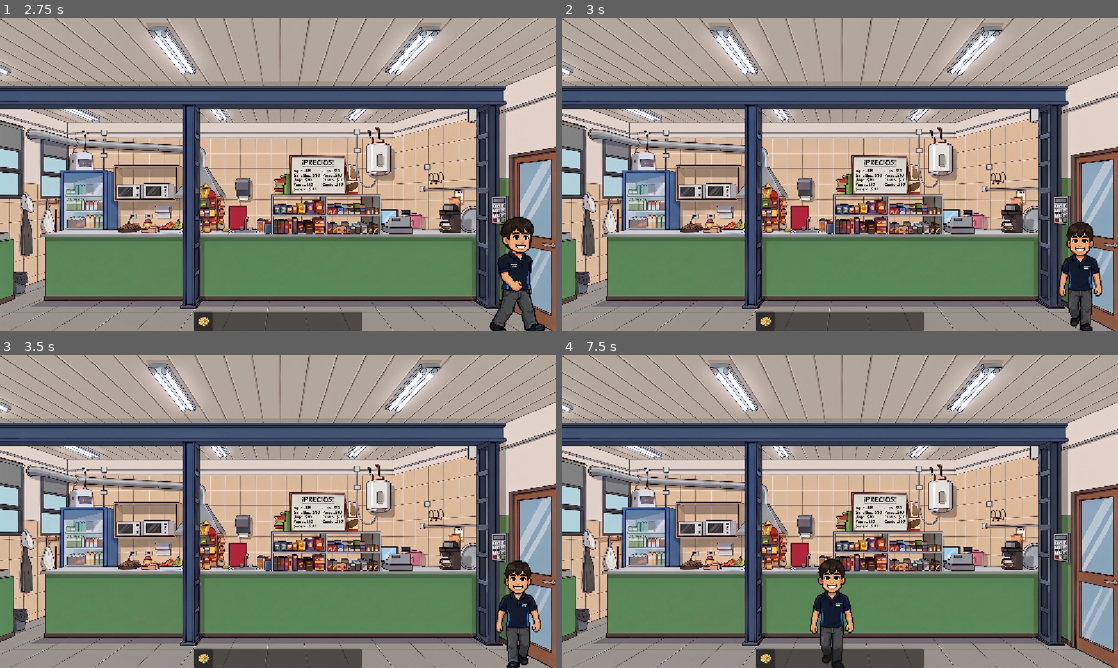
Above: before the commit, frames 1-4 (two rows, left to right).
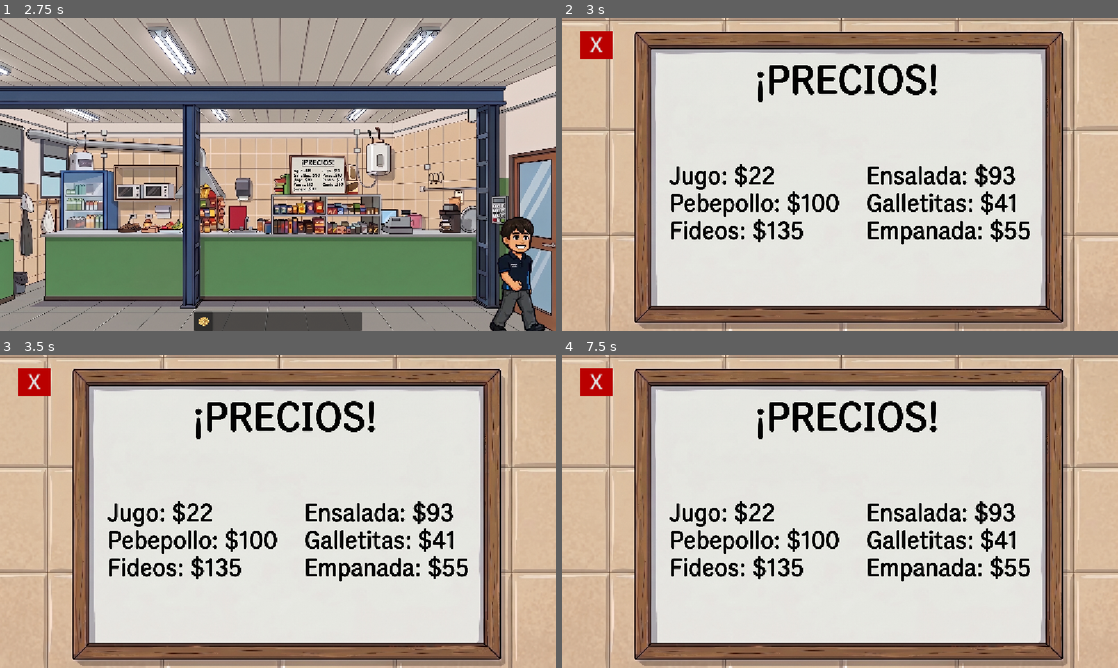
Above: after the commit, the same moments.

Repository: Facudevi/Escape-Room
Game: Godot game, scene res://escenas/settings/menu.tscn
The game is run twice, just before and just after one commit, with the same random seed, the same clock (stepped at 60 frames per second) and the same inputs.
Inputs (mouse positions are in pixels of both pictures, inside the frame that each line leads up to):
- Up to frame 1 (2.75 s): click "JUGAR" at 0.5 s; click "NIVEL 1" at 1.25 s; tap Enter at 2 s; move the mouse to (133, 296) at 2.02 s; hold Right (ui_right) from 2.03 s (still down); click (133, 296) at 2.17 s
- Up to frame 2 (3 s): move the mouse to (878, 174) at 2.77 s; release Right (ui_right) at 2.78 s; hold Down (ui_down) from 2.78 s (still down); click (878, 174) at 2.92 s
- Up to frame 3 (3.5 s): keep holding Down (ui_down)
- Up to frame 4 (7.5 s): release Down (ui_down) at 3.5 s; click (595, 383) at 3.5 s, where only the run after the commit has a clickable "X"; tap Space at 4.25 s; move the mouse to (962, 558) at 4.27 s; hold Right (ui_right) 4.28-5.03 s; click (962, 558) at 4.42 s; move the mouse to (812, 574) at 5.02 s; hold Up (ui_up) 5.03-5.78 s; click (812, 574) at 5.17 s; move the mouse to (1006, 558) at 5.77 s; hold Left (ui_left) 5.78-7.28 s; click (1006, 558) at 5.92 s; move the mouse to (673, 464) at 6.52 s; click (673, 464) at 6.67 s; move the mouse to (867, 511) at 7.27 s; hold Down (ui_down) from 7.28 s (still down); click (867, 511) at 7.42 s

Frame 1 is identical in both runs. In frame 2, 93% of the frame differs, in the area x 0-100%, y 0-100%; in frame 3, 93%; in frame 4, 93%.

Commit message:
feat: pizarra interactiva

Diff:
--- a/unlocked/escenas/niveles/nivel1/VistaPizarra.tscn
+++ b/unlocked/escenas/niveles/nivel1/VistaPizarra.tscn
@@ -1,7 +1,7 @@
 [gd_scene format=3 uid="uid://cjjn30s0h1kub"]
 
 [ext_resource type="Script" uid="uid://ijujn2633tuf" path="res://scripts/nivel1/vista_pizarra.gd" id="1_b8dpi"]
-[ext_resource type="Texture2D" uid="uid://def1ssxulf0mj" path="res://assets/imagen/buffet/pizarra_prueba.jpg" id="2_g6h8g"]
+[ext_resource type="Texture2D" uid="uid://cg026j6dsehqy" path="res://assets/imagen/buffet/pizarra.jpeg" id="2_b8dpi"]
 
 [sub_resource type="StyleBoxFlat" id="StyleBoxFlat_5gai1"]
 bg_color = Color(0.72893375, 2.1418184e-06, 3.85046e-07, 1)
@@ -9,34 +9,20 @@
 [node name="VistaPizarra" type="CanvasLayer" unique_id=510962975]
 script = ExtResource("1_b8dpi")
 
-[node name="Control" type="Control" parent="." unique_id=1995852398]
-layout_mode = 3
+[node name="ColorRect" type="ColorRect" parent="." unique_id=653751987]
+offset_right = 40.0
+offset_bottom = 40.0
+
+[node name="TextureRect" type="TextureRect" parent="." unique_id=1622484372]
 anchors_preset = 15
 anchor_right = 1.0
 anchor_bottom = 1.0
 grow_horizontal = 2
 grow_vertical = 2
-
-[node name="Panel" type="Panel" parent="Control" unique_id=1503427893]
-layout_mode = 1
-anchors_preset = 15
-anchor_right = 1.0
-anchor_bottom = 1.0
-grow_horizontal = 2
-grow_vertical = 2
-
-[node name="TextureRect" type="TextureRect" parent="Control/Panel" unique_id=1622484372]
-layout_mode = 1
-anchors_preset = 15
-anchor_right = 1.0
-anchor_bottom = 1.0
-grow_horizontal = 2
-grow_vertical = 2
-texture = ExtResource("2_g6h8g")
+texture = ExtResource("2_b8dpi")
 expand_mode = 1
 
-[node name="Volver" type="Button" parent="Control/Panel" unique_id=1778531061]
-layout_mode = 0
+[node name="BotonCerrar" type="Button" parent="." unique_id=1778531061]
 offset_left = 37.0
 offset_top = 27.0
 offset_right = 106.0
@@ -45,4 +31,4 @@
 theme_override_styles/normal = SubResource("StyleBoxFlat_5gai1")
 text = "X"
 
-[connection signal="pressed" from="Control/Panel/Volver" to="." method="_on_volver_pressed"]
+[connection signal="pressed" from="BotonCerrar" to="." method="_on_boton_cerrar_pressed"]
--- a/unlocked/escenas/niveles/nivel1/nivel1.tscn
+++ b/unlocked/escenas/niveles/nivel1/nivel1.tscn
@@ -17,10 +17,12 @@
 [sub_resource type="RectangleShape2D" id="RectangleShape2D_kco76"]
 size = Vector2(62, 50.5)
 
-[node name="Nivel1" type="Node2D" unique_id=240388585]
+[node name="Nivel1" type="Node2D" unique_id=240388585 node_paths=PackedStringArray("vista_pizarra", "vista_papel")]
 process_mode = 3
 y_sort_enabled = true
 script = ExtResource("1_p0ol2")
+vista_pizarra = NodePath("VistaPizarra")
+vista_papel = NodePath("VistaPapel")
 
 [node name="CanvasLayer" type="CanvasLayer" parent="." unique_id=931200216]
 
@@ -71,10 +73,9 @@
 
 [node name="VistaPapel" parent="." unique_id=228344290 instance=ExtResource("8_gajtb")]
 
+[node name="VistaPizarra" parent="." unique_id=510962975 instance=ExtResource("6_fphyh")]
+
 [node name="CanvasLayer2" parent="." unique_id=1355991338 instance=ExtResource("2_fphyh")]
-
-[node name="VistaPizarra" parent="." unique_id=510962975 instance=ExtResource("6_fphyh")]
-visible = false
 
 [connection signal="input_event" from="CanvasLayer/AreaPizarra" to="." method="_on_area_pizarra_input_event"]
 [connection signal="input_event" from="CanvasLayer/AreaCajero" to="." method="_on_area_maquina_input_event"]
--- a/unlocked/scripts/nivel1/nivel_1.gd
+++ b/unlocked/scripts/nivel1/nivel_1.gd
@@ -27,6 +27,8 @@
 		print("¡Clic detectado en la pizarra!")
 		if vista_pizarra != null:
 			vista_pizarra.abrir_pizarra()
+		else:
+			print("Error: La variable vista_pizarra no está asignada en el Inspector")
 
 
 func _unhandled_input(event: InputEvent) -> void:
--- a/unlocked/scripts/nivel1/vista_pizarra.gd
+++ b/unlocked/scripts/nivel1/vista_pizarra.gd
@@ -1,34 +1,12 @@
 extends CanvasLayer
-
-@onready var boton_volver: Button = $Control/Panel/Volver
 
 
 func _ready() -> void:
-	# Ocultamos la vista ampliada al iniciar
+	# Ocultamos la vista ampliada al iniciar el nivel
 	hide()
-
-	# Verificamos si el acertijo ya fue resuelto previamente
-	if Global.pizarra_resuelta:
-		_mostrar_pizarra_completada()
-
 
 func abrir_pizarra() -> void:
 	show()
-	# Pausamos el movimiento del personaje si es necesario
-	get_tree().paused = true
 
-
-func _on_volver_pressed() -> void:
+func _on_boton_cerrar_pressed() -> void:
 	hide()
-	get_tree().paused = false
-
-
-func resolver_acertijo() -> void:
-	# Cuando el jugador completa el acertijo dentro de la pizarra:
-	Global.pizarra_resuelta = true
-	_mostrar_pizarra_completada()
-
-
-func _mostrar_pizarra_completada() -> void:
-	# Cambia la interfaz para reflejar que el acertijo ya se resolvió
-	print("El acertijo de la pizarra ya está resuelto.")
Binary file added: unlocked/assets/imagen/buffet/pizarra.jpeg
Not shown, changed: unlocked/assets/imagen/buffet/pizarra.jpeg.import
Binary file removed: unlocked/assets/imagen/buffet/pizarra_prueba.jpg
